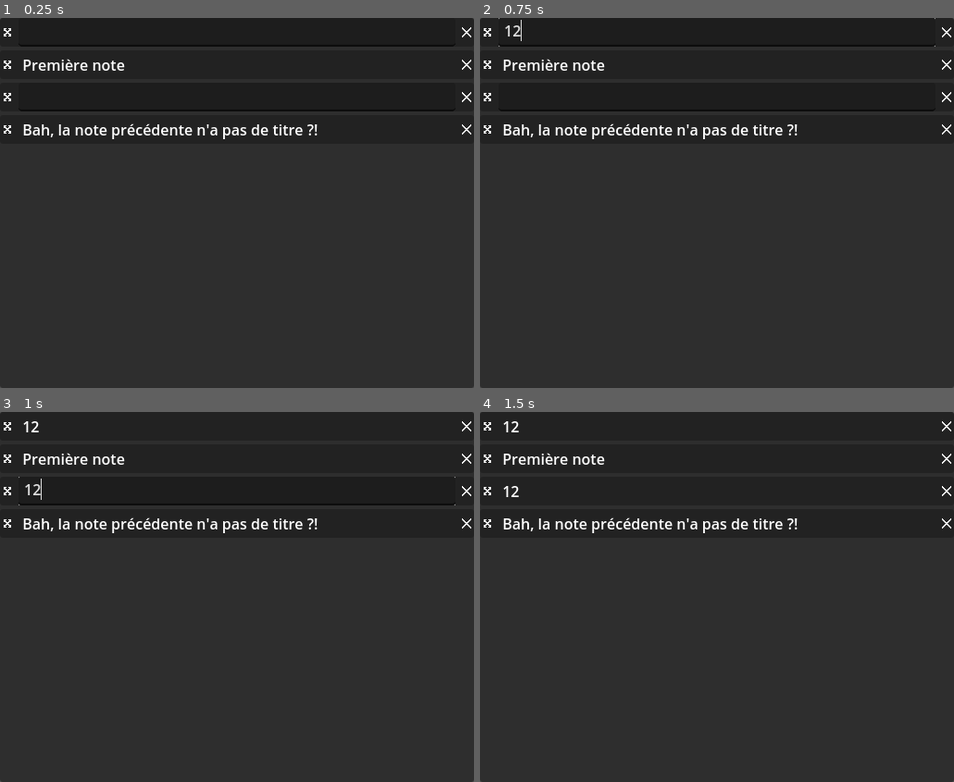
Above: before the commit, frames 1-4 (two rows, left to right).
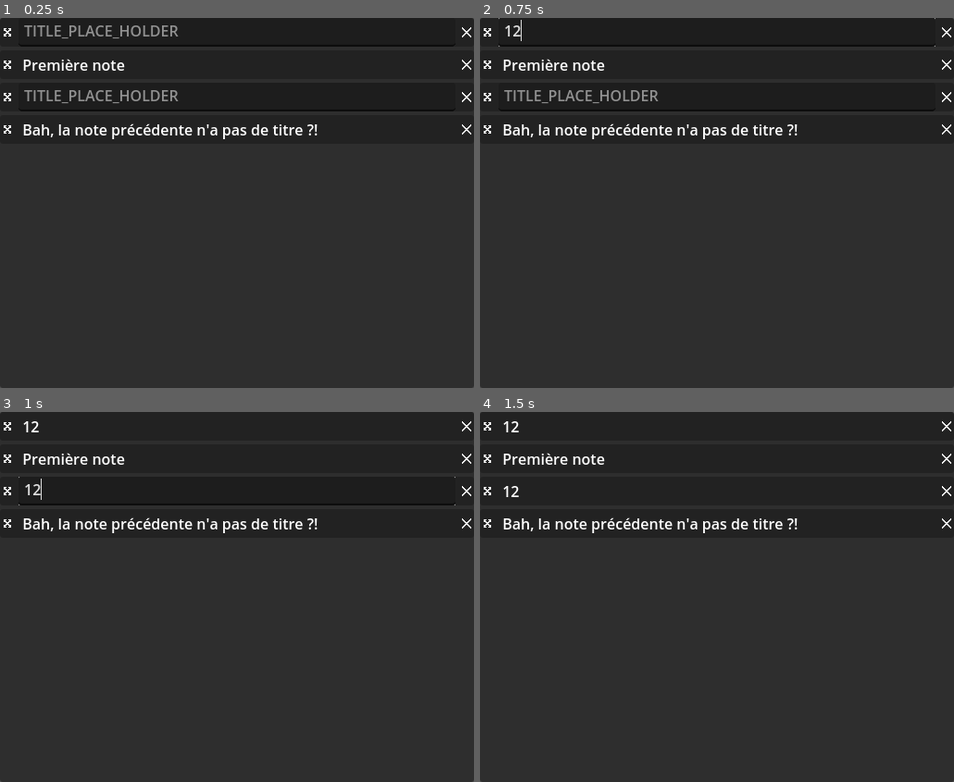
Above: after the commit, the same moments.

Repository: xorblo-doitus/Bloc-notes-plus-plus
Game: Godot game, scene res://test/manual/test_note_list_display.tscn
Same seed, same stepped clock (60 frames per second), same inputs: the game is played once before the commit and once after it. This scene is started directly instead of the project's main scene. The engine's default icon, where the game draws it, is replaced by a stand-in: a white triangle on a blue panel in a dark square.
Inputs (mouse positions are in pixels of both pictures, inside the frame that each line leads up to):
- Up to frame 1 (0.25 s): no input
- Up to frame 2 (0.75 s): click (717, 32) at 0.52 s; type "12" at 0.6 s
- Up to frame 3 (1 s): click (237, 489) at 0.75 s; type "12" at 0.83 s
- Up to frame 4 (1.5 s): click (489, 426) at 1.27 s

The runs differ from the first frame. In frame 1, 0.8% of the frame differs, in the area x 5-38%, y 2-23%; in frame 2, 0.4%; in frame 3, nothing differs; in frame 4, nothing differs.
Error in both runs: Invalid assignment of property or key 'title' with value of type 'String' on a base object of type 'Nil'. (res://src/gui/displaying_notes/note_display/note_dis…

Commit message:
Added a place holder for type

Diff:
--- a/src/gui/displaying_notes/note_display/note_display.tscn
+++ b/src/gui/displaying_notes/note_display/note_display.tscn
@@ -33,6 +33,7 @@
 layout_mode = 2
 size_flags_horizontal = 3
 size_flags_vertical = 4
+place_holder = "TITLE_PLACE_HOLDER"
 
 [node name="Delete" parent="Widgets" instance=ExtResource("2_od70a")]
 layout_mode = 2
--- a/src/gui/user_input/note_edition/widget_edits/title_widget_edit.tscn
+++ b/src/gui/user_input/note_edition/widget_edits/title_widget_edit.tscn
@@ -19,5 +19,6 @@
 unique_name_in_owner = true
 custom_minimum_size = Vector2(256, 0)
 layout_mode = 2
+place_holder = "TITLE_PLACE_HOLDER"
 
 [connection signal="text_changed" from="HBoxContainer/TitleInput" to="." method="_on_title_input_text_changed"]
